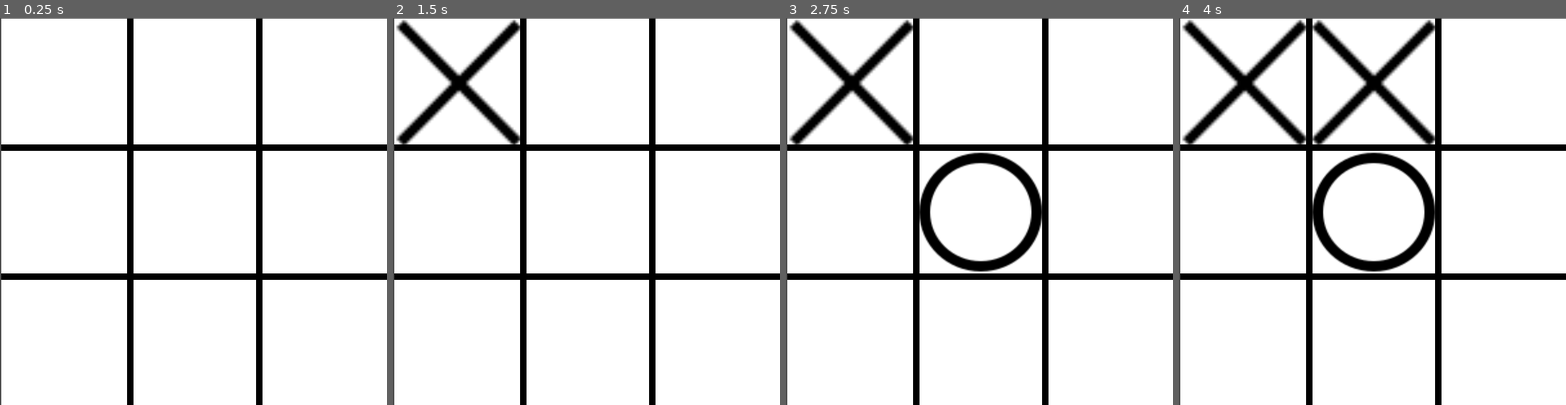
Above: before the commit, frames 1-4 (left to right).
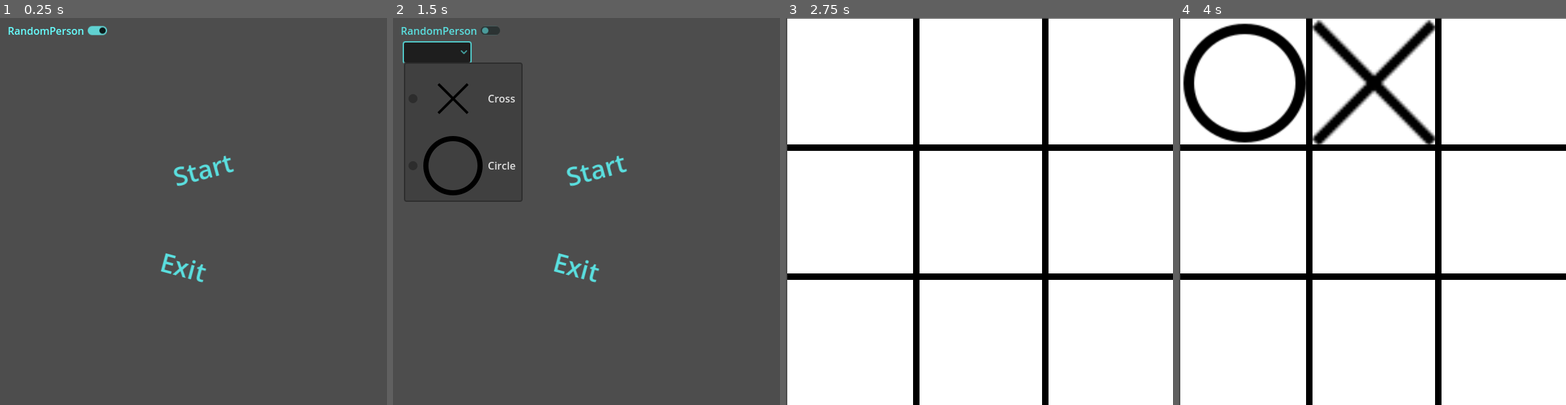
Above: after the commit, the same moments.

Repository: Daemon-Hub/TicTacToe
Game: Godot game, scene res://scenes/menu.tscn
Same seed, same stepped clock (60 frames per second), same inputs: the game is played once before the commit and once after it. Before the commit the project starts from res://scenes/game.tscn.
Inputs (mouse positions are in pixels of both pictures, inside the frame that each line leads up to):
- Up to frame 1 (0.25 s): no input
- Up to frame 2 (1.5 s): click (451, 29) at 0.5 s, where only the run after the commit has a clickable "RandomPerson"; click (435, 52) at 1.27 s
- Up to frame 3 (2.75 s): click (987, 168) at 2 s, where only the run after the commit has a clickable "Start"
- Up to frame 4 (4 s): tap Enter at 2.75 s; move the mouse to (1244, 83) at 2.77 s; click (1244, 83) at 2.92 s; tap Space at 3.5 s; move the mouse to (1372, 83) at 3.52 s; click (1372, 83) at 3.67 s

The runs differ from the first frame. In frame 1, 100% of the frame differs, in the area x 0-100%, y 0-100%; in frame 2, 99%; in frame 3, 5.8%; in frame 4, 8.0%.

Commit message:
init

Diff:
--- a/project.godot
+++ b/project.godot
@@ -11,9 +11,13 @@
 [application]
 
 config/name="TicTacToe"
-run/main_scene="res://scenes/game.tscn"
+run/main_scene="res://scenes/menu.tscn"
 config/features=PackedStringArray("4.0", "Forward Plus")
 config/icon="res://icon.svg"
+
+[autoload]
+
+Signals="*res://src/signals.gd"
 
 [display]
 
--- a/scenes/cell.tscn
+++ b/scenes/cell.tscn
@@ -7,7 +7,7 @@
 [sub_resource type="RectangleShape2D" id="RectangleShape2D_07dfu"]
 size = Vector2(200, 200)
 
-[node name="Area2D" type="Area2D"]
+[node name="Cell" type="Area2D"]
 position = Vector2(0, 1)
 script = ExtResource("1_frv6p")
 cross_path = NodePath("Cross")
--- /dev/null
+++ b/scenes/end.tscn
@@ -0,0 +1,29 @@
+[gd_scene load_steps=2 format=3 uid="uid://c1p7ekiwubqlh"]
+
+[ext_resource type="Script" path="res://src/end.gd" id="1_qa0nr"]
+
+[node name="End" type="Node2D"]
+modulate = Color(0.490196, 1, 0.219608, 1)
+script = ExtResource("1_qa0nr")
+
+[node name="Winner" type="Label" parent="."]
+offset_left = 70.0
+offset_top = 105.0
+offset_right = 509.0
+offset_bottom = 231.0
+rotation = 0.261799
+theme_override_font_sizes/font_size = 40
+horizontal_alignment = 1
+vertical_alignment = 1
+
+[node name="ToMenu" type="Button" parent="."]
+offset_left = 172.0
+offset_top = 395.0
+offset_right = 409.0
+offset_bottom = 461.0
+rotation = -0.261799
+theme_override_font_sizes/font_size = 40
+text = "Menu"
+flat = true
+
+[connection signal="pressed" from="ToMenu" to="." method="_on_to_menu_pressed"]
--- a/scenes/game.tscn
+++ b/scenes/game.tscn
@@ -1,54 +1,76 @@
-[gd_scene load_steps=3 format=3 uid="uid://b7qxx4wpq22x4"]
+[gd_scene load_steps=4 format=3 uid="uid://b7qxx4wpq22x4"]
 
 [ext_resource type="Script" path="res://src/game.gd" id="1_ocpse"]
 [ext_resource type="PackedScene" uid="uid://drem7dokqe7wy" path="res://scenes/cell.tscn" id="1_sqqax"]
+[ext_resource type="PackedScene" uid="uid://c1p7ekiwubqlh" path="res://scenes/end.tscn" id="3_s70wu"]
 
 [node name="Game" type="Node2D"]
 position = Vector2(102, 101)
 script = ExtResource("1_ocpse")
-lst_cells = [NodePath("Cell"), NodePath("Cell2"), NodePath("Cell3"), NodePath("Cell4"), NodePath("Cell5"), NodePath("Cell6"), NodePath("Cell7"), NodePath("Cell8"), NodePath("Cell9")]
 
-[node name="Cell" parent="." instance=ExtResource("1_sqqax")]
+[node name="Map" type="Node2D" parent="."]
+
+[node name="Cells" type="Node2D" parent="Map"]
+
+[node name="Cell1" parent="Map/Cells" instance=ExtResource("1_sqqax")]
 position = Vector2(0, 0)
 
-[node name="Cell2" parent="." instance=ExtResource("1_sqqax")]
+[node name="Cell2" parent="Map/Cells" instance=ExtResource("1_sqqax")]
 position = Vector2(200, 0)
 
-[node name="Cell3" parent="." instance=ExtResource("1_sqqax")]
+[node name="Cell3" parent="Map/Cells" instance=ExtResource("1_sqqax")]
 position = Vector2(400, 0)
 
-[node name="Cell4" parent="." instance=ExtResource("1_sqqax")]
+[node name="Cell4" parent="Map/Cells" instance=ExtResource("1_sqqax")]
 position = Vector2(0, 200)
 
-[node name="Cell5" parent="." instance=ExtResource("1_sqqax")]
+[node name="Cell5" parent="Map/Cells" instance=ExtResource("1_sqqax")]
 position = Vector2(200, 200)
 
-[node name="Cell6" parent="." instance=ExtResource("1_sqqax")]
+[node name="Cell6" parent="Map/Cells" instance=ExtResource("1_sqqax")]
 position = Vector2(400, 200)
 
-[node name="Cell7" parent="." instance=ExtResource("1_sqqax")]
+[node name="Cell7" parent="Map/Cells" instance=ExtResource("1_sqqax")]
 position = Vector2(0, 400)
 
-[node name="Cell8" parent="." instance=ExtResource("1_sqqax")]
+[node name="Cell8" parent="Map/Cells" instance=ExtResource("1_sqqax")]
 position = Vector2(200, 400)
 
-[node name="Cell9" parent="." instance=ExtResource("1_sqqax")]
+[node name="Cell9" parent="Map/Cells" instance=ExtResource("1_sqqax")]
 position = Vector2(400, 400)
 
-[node name="Line2D" type="Line2D" parent="."]
+[node name="Lines" type="Node2D" parent="Map"]
+
+[node name="Line2D1" type="Line2D" parent="Map/Lines"]
 points = PackedVector2Array(100, -100, 100, 500)
 default_color = Color(0, 0, 0, 1)
 
-[node name="Line2D2" type="Line2D" parent="."]
+[node name="Line2D2" type="Line2D" parent="Map/Lines"]
 points = PackedVector2Array(-100, 300, 500, 300)
 default_color = Color(0, 0, 0, 1)
 
-[node name="Line2D3" type="Line2D" parent="."]
+[node name="Line2D3" type="Line2D" parent="Map/Lines"]
 points = PackedVector2Array(-100, 100, 500, 100)
 default_color = Color(0, 0, 0, 1)
 
-[node name="Line2D4" type="Line2D" parent="."]
+[node name="Line2D4" type="Line2D" parent="Map/Lines"]
 points = PackedVector2Array(300, -100, 300, 500)
 default_color = Color(0, 0, 0, 1)
 
-[connection signal="cell_pressed" from="." to="." method="_on_cell_pressed"]
+[node name="End" parent="." instance=ExtResource("3_s70wu")]
+visible = false
+
+[node name="Winner" parent="End" index="0"]
+offset_left = -11.0
+offset_top = -9.0
+offset_right = 428.0
+offset_bottom = 117.0
+
+[node name="ToMenu" parent="End" index="1"]
+offset_left = 56.0
+offset_top = 327.0
+offset_right = 293.0
+offset_bottom = 393.0
+text = "Menu "
+
+[editable path="End"]
--- /dev/null
+++ b/scenes/menu.tscn
@@ -0,0 +1,59 @@
+[gd_scene load_steps=4 format=3 uid="uid://buyy4u3p0pyf3"]
+
+[ext_resource type="Script" path="res://src/menu.gd" id="1_fcl61"]
+[ext_resource type="Texture2D" uid="uid://ds6dih0wyi4de" path="res://files/cross.png" id="2_4jsga"]
+[ext_resource type="Texture2D" uid="uid://d0om1y2f6lnv2" path="res://files/circle.png" id="3_ari8q"]
+
+[node name="Menu" type="Node2D"]
+modulate = Color(0.403922, 1, 1, 1)
+script = ExtResource("1_fcl61")
+
+[node name="Start" type="Button" parent="."]
+offset_left = 151.0
+offset_top = 246.0
+offset_right = 473.0
+offset_bottom = 309.0
+rotation = -0.261799
+theme_override_font_sizes/font_size = 40
+text = "Start"
+flat = true
+
+[node name="Quit" type="Button" parent="."]
+offset_left = 130.0
+offset_top = 310.0
+offset_right = 468.0
+offset_bottom = 378.0
+rotation = 0.261799
+theme_override_font_sizes/font_size = 40
+text = "Exit"
+flat = true
+
+[node name="CheckButton" type="CheckButton" parent="."]
+offset_left = 6.0
+offset_top = 4.0
+offset_right = 50.0
+offset_bottom = 28.0
+button_pressed = true
+keep_pressed_outside = true
+text = "RandomPerson"
+
+[node name="OptionButton" type="OptionButton" parent="."]
+visible = false
+offset_left = 17.0
+offset_top = 38.0
+offset_right = 120.0
+offset_bottom = 69.0
+disabled = true
+expand_icon = true
+item_count = 2
+popup/item_0/text = "Cross"
+popup/item_0/icon = ExtResource("2_4jsga")
+popup/item_0/id = 0
+popup/item_1/text = "Circle"
+popup/item_1/icon = ExtResource("3_ari8q")
+popup/item_1/id = 1
+
+[connection signal="pressed" from="Start" to="." method="_on_start_pressed"]
+[connection signal="pressed" from="Quit" to="." method="_on_quit_pressed"]
+[connection signal="toggled" from="CheckButton" to="." method="_on_check_button_toggled"]
+[connection signal="item_selected" from="OptionButton" to="." method="_on_option_button_item_selected"]
--- a/src/cell.gd
+++ b/src/cell.gd
@@ -7,14 +7,12 @@
 @onready var circle: Sprite2D = get_node(circle_path)
 
 
-
-func _input_event(viewport: Viewport, event: InputEvent, shape_idx: int) -> void:
+func _input_event(_viewport: Viewport, event: InputEvent, _shape_idx: int) -> void:
 	if !is_instance_valid(cross) or !is_instance_valid(circle): return
 	if cross.visible or circle.visible: return
 	if event is InputEventMouseButton:
 		if event.button_index == MOUSE_BUTTON_LEFT and event.pressed:
-			get_parent().emit_signal("cell_pressed", self)
-
+			Signals.emit_signal("cell_pressed", self)
 
 func put_cross():
 	cross.visible = true
--- /dev/null
+++ b/src/end.gd
@@ -0,0 +1,15 @@
+extends Node2D
+
+@onready var label_text := $Winner
+@onready var map := $'../Map'
+
+func _ready() -> void:
+	Signals.connect("winner_text", Callable(self, "_on_winner_text"))
+
+func _on_to_menu_pressed() -> void:
+	get_tree().change_scene_to_file("res://scenes/menu.tscn")
+
+func _on_winner_text(winner: String):
+	map.visible = false
+	label_text.text = winner
+	self.visible = true
--- a/src/game.gd
+++ b/src/game.gd
@@ -1,32 +1,62 @@
 extends Node2D
 
-signal cell_pressed(cell: Node)
+enum {
+	CROSS,
+	CIRCLE,
+	RANDOM
+}
+var state: int = int('res://files/game_state.txt'):
+	set(value):
+		state = value
 
-var cross_step := true
-@export var lst_cells: Array
+@export var list_cells: Array
+
+var cross_step
 var win_combinations := [
 	[0, 1, 2],[3, 4, 5],[6, 7, 8],
 	[0, 3, 6],[1, 4, 7],[2, 5, 8],
 	[0, 4, 8],[2, 4, 6]
 ]
 
+func _ready() -> void:
+	if state == RANDOM:
+		state = randf_range(0, 1)
+	$End.visible = false
+	$Map.visible = true
+	Signals.connect("cell_pressed", Callable(self, "_on_cell_pressed"))
+	for i in range(1, 10):
+		list_cells.append(get_node("Map/Cells/Cell" + str(i)))
 
-func _ready():
-	pass
-
+func _process(delta: float) -> void:
+	if state:
+		pass
 
 func _on_cell_pressed(cell: Node) -> void:
 	if cross_step:
 		cell.put_cross()
 	else:
 		cell.put_circle()
+	cross_step = !cross_step
+	var res: String = is_victory()
+	if res != "":
+		Signals.emit_signal("winner_text", res)
 
-	cross_step = !cross_step
+func is_victory() -> String:
+	var all_cells_is_fill: bool = true
+	for combination in win_combinations:
+		var cnt: int = 0
+		for i in combination:
+			if list_cells[i].is_empty():
+				if all_cells_is_fill:
+					all_cells_is_fill = false
+				break
+			if list_cells[i].is_cross(): cnt += 1
+			else: cnt -= 1
 
-func is_victory() -> bool:
-	for combination in win_combinations:
-		var cross_winner: bool = lst_cells[0].is_cross()
-		for i in combination:
-			if lst_cells[i].is_empty(): break
-
-	return true
+		if cnt == 3:
+			return "Крестик победил!"
+		elif cnt == -3:
+			return "Нолик победил!"
+	if all_cells_is_fill:
+		return "Ничья!"
+	return ""
--- /dev/null
+++ b/src/menu.gd
@@ -0,0 +1,28 @@
+extends Node2D
+
+@export var game_state := 'res://files/game_state.txt'
+@onready var person_option := $OptionButton
+var state: int
+var check_btn_state: bool
+
+func _on_start_pressed() -> void:
+	if check_btn_state:
+		game_state = str(2)
+	else:
+		game_state = str(state)
+	get_tree().change_scene_to_file("res://scenes/game.tscn")
+
+func _on_quit_pressed() -> void:
+	get_tree().quit()
+
+func _on_check_button_toggled(button_pressed: bool) -> void:
+	check_btn_state = button_pressed
+	if button_pressed:
+		person_option.disabled = true
+		person_option.visible = false
+	else:
+		person_option.disabled = false
+		person_option.visible = true
+
+func _on_option_button_item_selected(index: int) -> void:
+	state = index
--- /dev/null
+++ b/src/signals.gd
@@ -0,0 +1,4 @@
+extends Node
+
+signal cell_pressed(cell: Node)
+signal winner_text(win: String)
Not shown, added: files/game_state.txt
